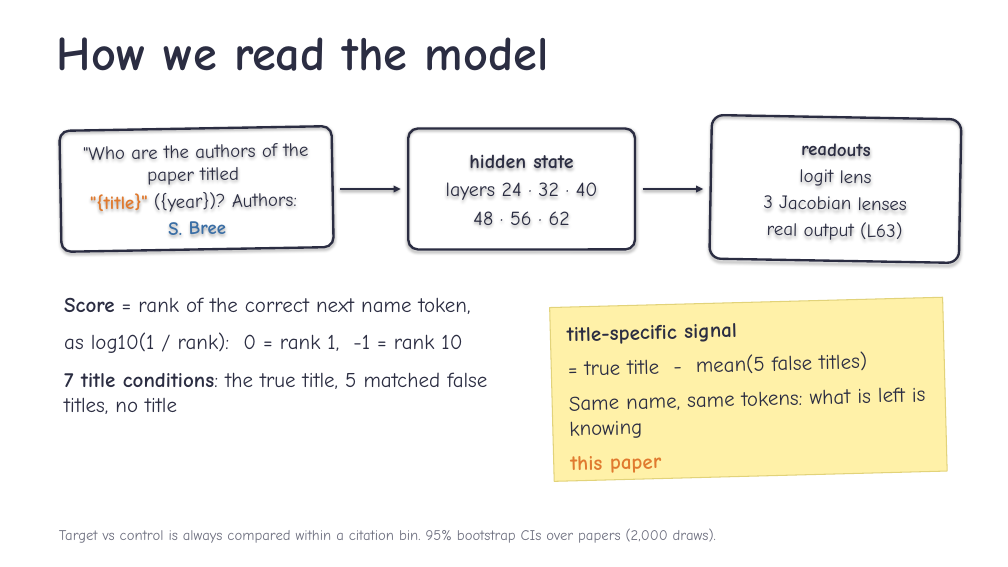
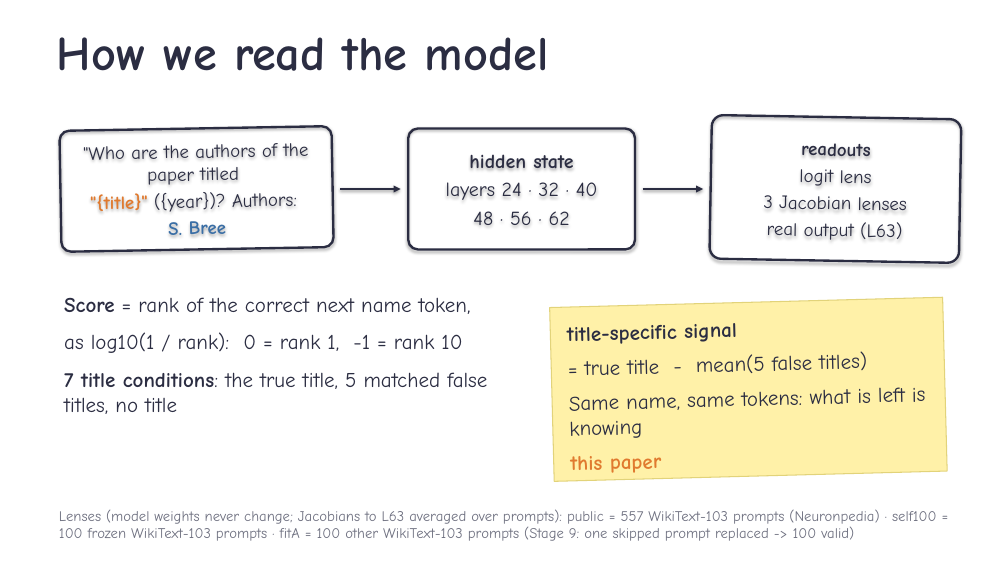
Before and after one commit to ZhiQ1/jlens-authorship-recall, a slide deck: slide 5 of experiment_files/351_stage10/reports/talk/Stage10_author_readout_talk.pptx (slide 4 before the commit). Drawn at 1008x567 pixels with LibreOffice and Linux fonts; fonts in the diff are those of the drawing; background and template pictures are left out. Boxes give left, top, right and bottom in pixels: in the first picture for what was removed or moved away, otherwise in the second. Text is boxed around its words. In the diff, an @@ line names an element or a change of style, - is before the commit and + after.

Commit message:
Report and talk: data provenance, label and lens-fitting details, Stage 11 design details, read-early/spoken-late wording; Stage 12 fit takeover

```diff
--- a/experiment_files/351_stage10/reports/talk/Stage10_author_readout_talk.pptx
+++ b/experiment_files/351_stage10/reports/talk/Stage10_author_readout_talk.pptx
@@ text at [59,509,937,541]: text changed @@
-Target vs control is always compared within a citation bin. 95% bootstrap CIs over papers (2,000 draws).
+Lenses (model weights never change; Jacobians to L63 averaged over prompts): public = 557 WikiText-103 prompts (Neuronpedia) · self100 = 100 frozen WikiText-103 prompts · fitA = 100 other WikiText-103 prompts (Stage 9: one skipped prompt replaced -> 100 valid)
```
Also in this commit, not shown: 6 other slides changed, 2 slides added, 5 other files.
